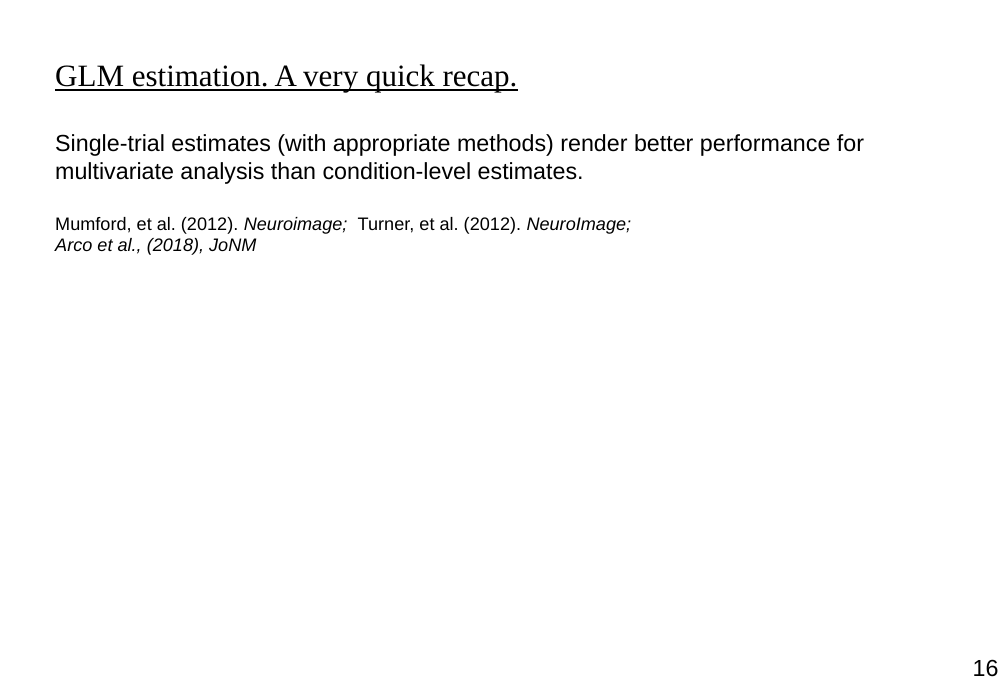
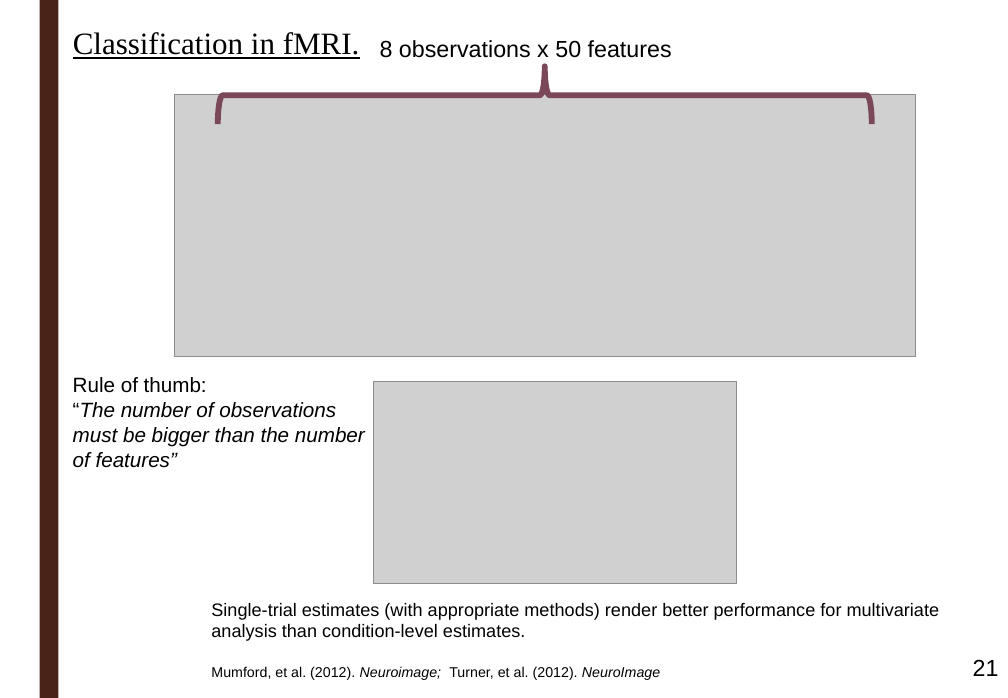
Before and after one commit to ortiztud/fmri_analysis_intro, a slide deck: slide 21 of slides/slides_session-5.pptx (slide 16 before the commit). Drawn at 1008x698 pixels with LibreOffice and Linux fonts; fonts in the diff are those of the drawing; grey boxes stand for pictures; background and template pictures are left out. Boxes give left, top, right and bottom in pixels: in the first picture for what was removed or moved away, otherwise in the second. Text is boxed around its words. In the diff, an @@ line names an element or a change of style, - is before the commit and + after.

```diff
--- a/slides/slides_session-5.pptx
+++ b/slides/slides_session-5.pptx
@@ rectangle added at bbox=[39, 0, 58, 698], fill #4A2318 @@
@@ text added at bbox=[73, 32, 360, 59], 24 pt, text #000000, underline @@
+Classification in fMRI.
@@ text added at bbox=[380, 40, 672, 58], 18 pt, text #000000 @@
+8 observations x 50 features
@@ text removed at bbox=[55, 64, 518, 92] @@
-GLM estimation. A very quick recap.
@@ right brace added at bbox=[217, 67, 872, 124], outline #7A4858 4.51 pt @@
@@ picture added at bbox=[174, 95, 916, 356] @@
@@ text added at bbox=[73, 377, 365, 468], 16 pt, text #000000, italic @@
+Rule of thumb:
+“The number of observations must be bigger than the number of features”
@@ picture added at bbox=[374, 382, 737, 583] @@
@@ text "Single-trial estimates (with appropriate methods) ...": place and size @@
-text "Single-trial estimates (with appropriate methods) ..." at bbox=[55, 134, 864, 255]
+text "Single-trial estimates (with appropriate methods) ..." at bbox=[211, 603, 940, 680]
@@ text at bbox=[211, 603, 940, 641]: size 18 to 14 pt in "Single-trial estimates (with appropriate methods) render bet ..." @@
@@ page number at bbox=[973, 659, 999, 676]: text changed @@
-16
+21
@@ text at bbox=[211, 666, 660, 680]: text changed; size 14 to 11 pt; italic off @@
-Mumford, et al. (2012). Neuroimage; Turner, et al. (2012). NeuroImage;
-Arco et al., (2018), JoNM
+Mumford, et al. (2012). Neuroimage; Turner, et al. (2012). NeuroImage
```
Also in this commit, not shown: 19 other slides changed, 15 slides added, 7 slides removed, 1 other file.
